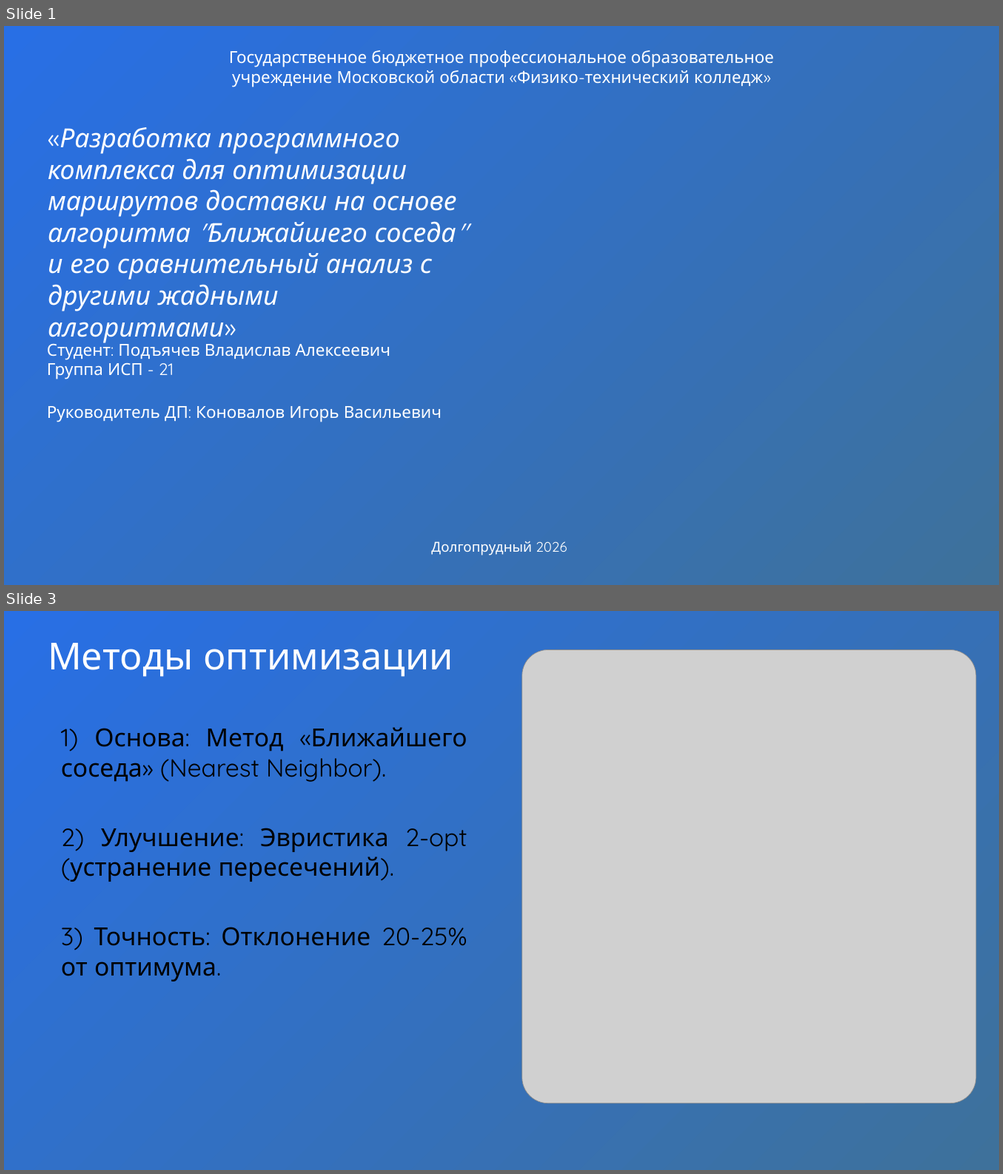
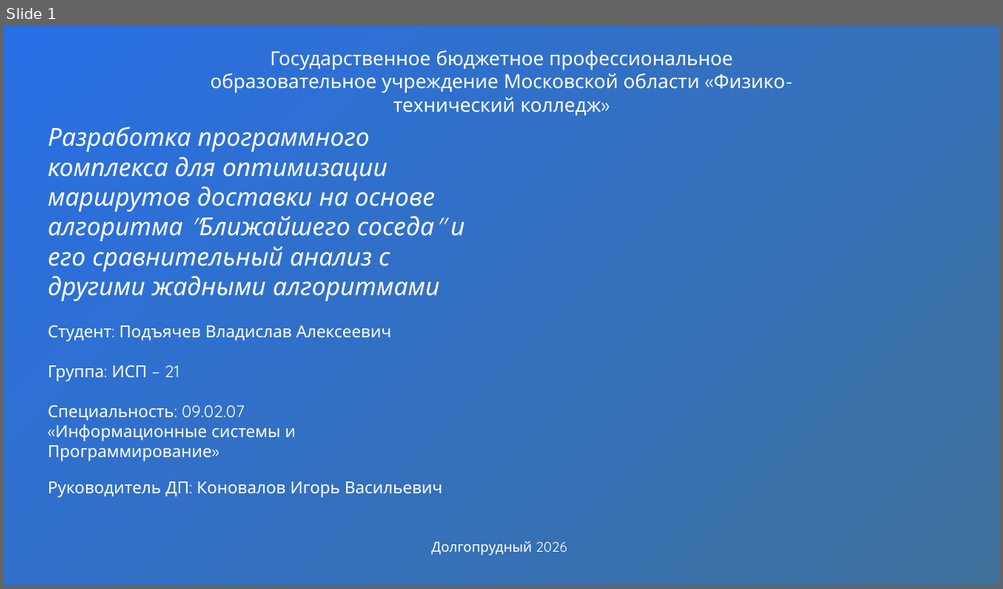
Before and after one commit to darinbtw/Machine_learning_to_optimize_processes_in_logistics, a slide deck: Презентация ДП Подъячев.pptx. Shown one above the other, each under a label of ours: slides 1 and 3 before the commit, slide 1 after it; the slides between them are not shown. The pictures are 1003x1174 and 1003x589 pixels, drawn with LibreOffice and Linux fonts; fonts in the diff are those of the drawing; grey boxes stand for pictures; background and template pictures are left out. Boxes give left, top, right and bottom in pixels: in the first picture for what was removed or moved away, otherwise in the second. Text is boxed around its words. In the diff, an @@ line names an element or a change of style, - is before the commit and + after.

```diff
--- a/Презентация ДП Подъячев.pptx
+++ b/Презентация ДП Подъячев.pptx
@@ slide 3 removed at bbox=[4, 611, 999, 1170], background gradient #3E719B to #286FE5 @@
@@ title removed at bbox=[48, 643, 453, 677] @@
-Методы оптимизации
@@ picture removed at bbox=[522, 649, 975, 1103] @@
@@ text removed at bbox=[61, 727, 467, 982] @@
-1) Основа: Метод «Ближайшего соседа» (Nearest Neighbor).
-2) Улучшение: Эвристика 2-opt (устранение пересечений).
-3) Точность: Отклонение 20-25% от оптимума.
@@ slide 1 changed as well @@
@@ text "Государственное бюджетное профессиональное образовательное у ...": place and size @@
-text "Государственное бюджетное профессиональное образовательное у ..." at bbox=[229, 50, 774, 87]
+text "Государственное бюджетное профессиональное образовательное у ..." at bbox=[210, 50, 785, 116]
@@ text "Государственное бюджетное профессиональное образовательное у ..." at bbox=[210, 50, 785, 116]: size 24 to 28 pt @@
@@ text at bbox=[48, 127, 464, 301]: text changed; size 38 to 36 pt @@
-«Разработка программного комплекса для оптимизации маршрутов доставки на основе алгоритма "Ближайшего соседа" и его сравнительный анализ с другими жадными алгоритмами»
+Разработка программного комплекса для оптимизации маршрутов доставки на основе алгоритма "Ближайшего соседа" и его сравнительный анализ с другими жадными алгоритмами
@@ text "Студент: Подъячев Владислав Алексеевич": place and size @@
-text "Студент: Подъячев Владислав Алексеевич" at bbox=[47, 340, 390, 380]
+text "Студент: Подъячев Владислав Алексеевич" at bbox=[48, 326, 391, 462]
@@ text at bbox=[48, 366, 296, 462]: text changed @@
-Группа ИСП - 21
+Группа: ИСП – 21
+Специальность: 09.02.07
+«Информационные системы и
+Программирование»
@@ text "Руководитель ДП: Коновалов Игорь Васильевич": place and size @@
-text "Руководитель ДП: Коновалов Игорь Васильевич" at bbox=[47, 406, 441, 423]
+text "Руководитель ДП: Коновалов Игорь Васильевич" at bbox=[48, 482, 442, 498]
```
Also in this commit, not shown: 1 other slide changed, 3 slides added, 4 other slides removed, 2 other files.
